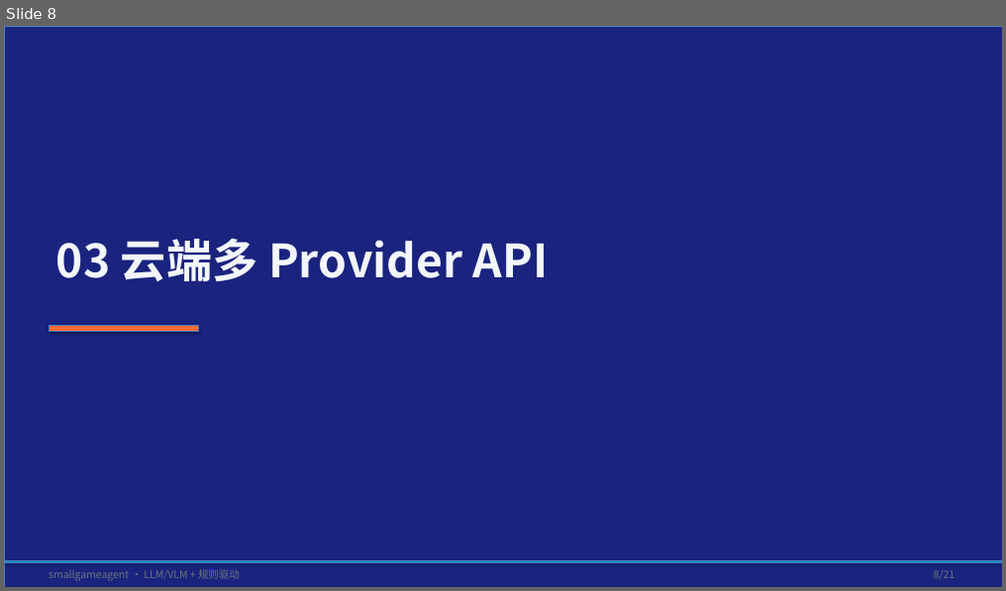
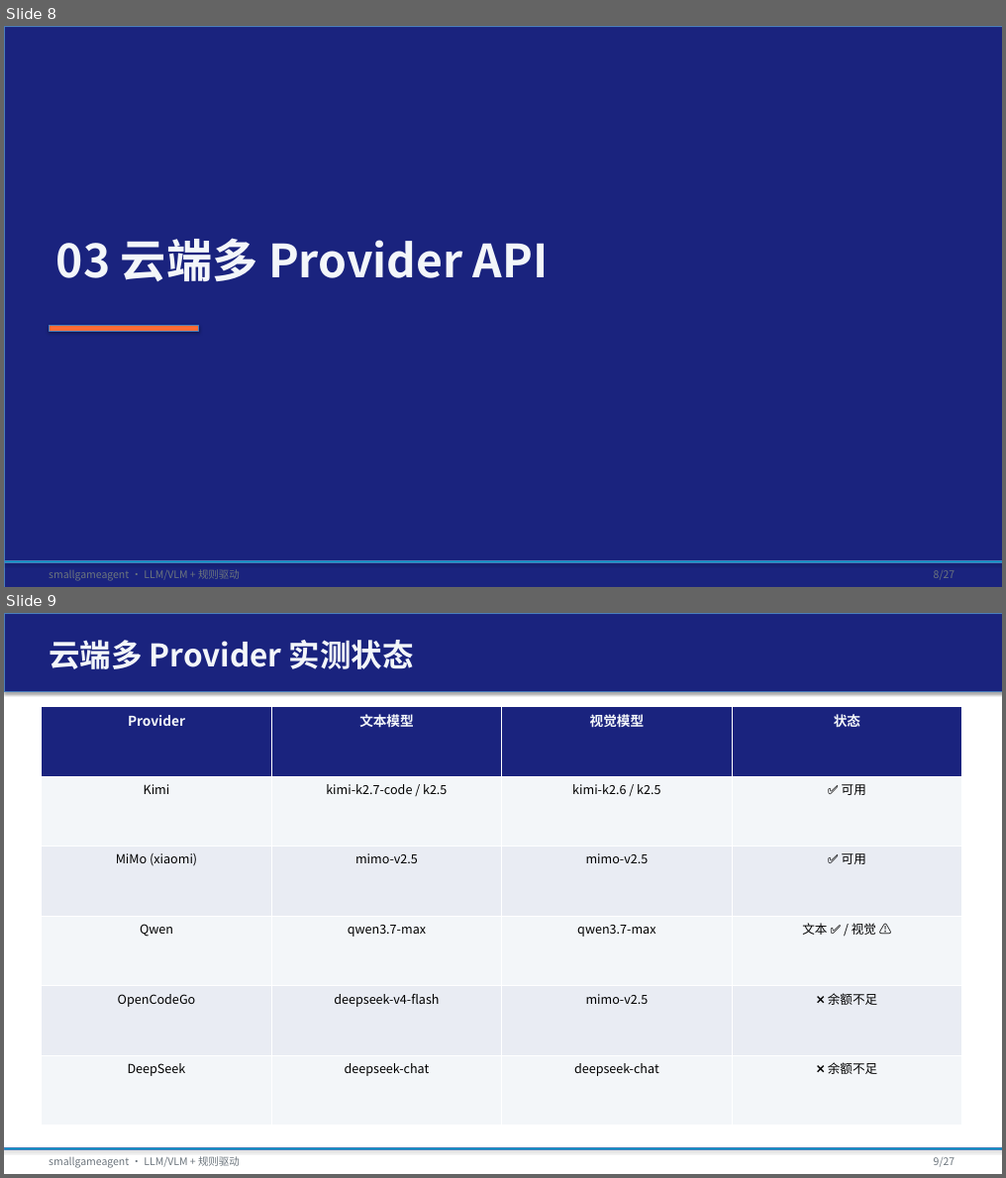
Before and after one commit to tzhazuma/smallgameagent, a slide deck: reports/smallgameagent_report.pptx. Shown one above the other, each under a label of ours: slide 8 before the commit, slides 8 and 9 after it. The pictures are 1006x591 and 1006x1178 pixels, drawn with LibreOffice and Linux fonts; fonts in the diff are those of the drawing. Boxes give left, top, right and bottom in pixels: in the first picture for what was removed or moved away, otherwise in the second. Text is boxed around its words. In the diff, an @@ line names an element or a change of style, - is before the commit and + after.

```diff
--- a/reports/smallgameagent_report.pptx
+++ b/reports/smallgameagent_report.pptx
@@ slide 9 added at box(4, 613, 1002, 1174), background #FFFFFF @@
@@ rectangle added at box(4, 613, 1002, 691), fill #1A237E, outline #4B7EBC 0.75 pt @@
@@ text added at box(49, 640, 414, 669), 30 pt, text #F3F6F9, bold @@
+云端多 Provider 实测状态
@@ table added at box(42, 707, 963, 1126), 6 rows, 4 columns @@
+Provider | 文本模型 | 视觉模型 | 状态
+Kimi | kimi-k2.7-code / k2.5 | kimi-k2.6 / k2.5 | ✅ 可用
+MiMo (xiaomi) | mimo-v2.5 | mimo-v2.5 | ✅ 可用
+Qwen | qwen3.7-max | qwen3.7-max | 文本 ✅ / 视觉 ⚠️
+OpenCodeGo | deepseek-v4-flash | mimo-v2.5 | ❌ 余额不足
+DeepSeek | deepseek-chat | deepseek-chat | ❌ 余额不足
@@ rectangle added at box(4, 1149, 1002, 1150), fill #0096C7, outline #4B7EBC 0.75 pt @@
@@ text added at box(49, 1157, 240, 1168), 10 pt, text #6C757D @@
+smallgameagent · LLM/VLM + 规则驱动
@@ text added at box(934, 1157, 955, 1167), 10 pt, text #6C757D @@
+9/27
@@ slide 8 changed as well @@
@@ text at box(934, 570, 955, 579): text changed @@
-8/21
+8/27
```
Also in this commit, not shown: 19 other slides changed, 6 other slides added, 1 slide removed, 16 other files.
